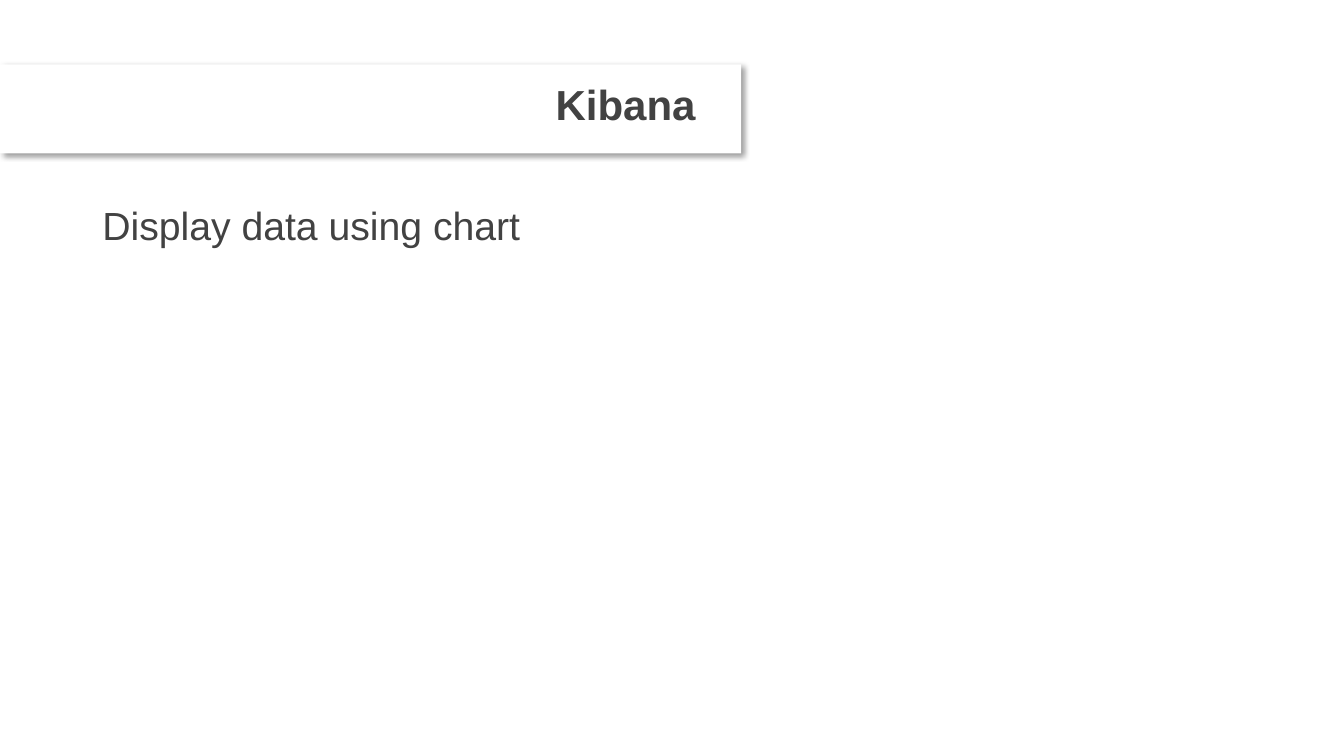
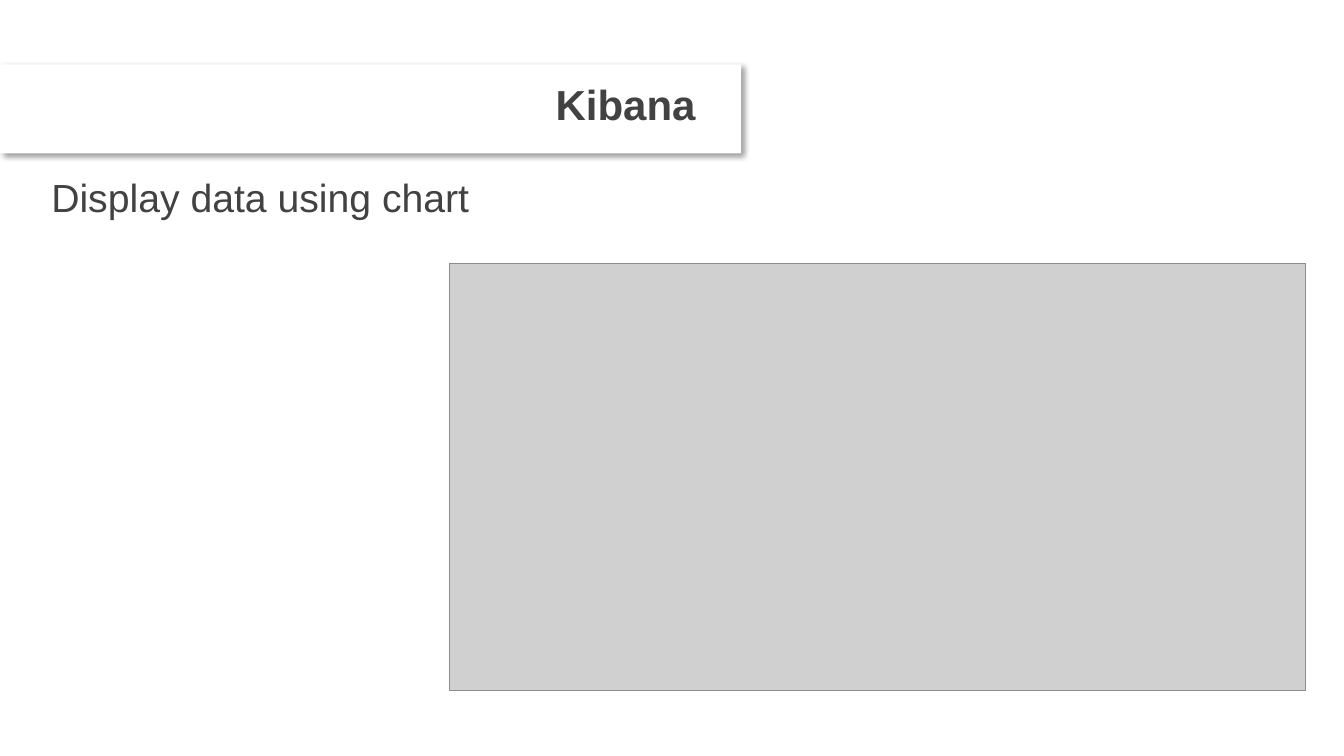
Before and after one commit to DevDay2019-AxonActive/DevDay2019---Advanced-Java, a slide deck: slide 8 of presentations/Log analyze.pptx (slide 6 before the commit). Drawn at 1344x756 pixels with LibreOffice and Linux fonts; fonts in the diff are those of the drawing; grey boxes stand for pictures; background and template pictures are left out. Boxes give left, top, right and bottom in pixels: in the first picture for what was removed or moved away, otherwise in the second. Text is boxed around its words. In the diff, an @@ line names an element or a change of style, - is before the commit and + after.

```diff
--- a/presentations/Log analyze.pptx
+++ b/presentations/Log analyze.pptx
@@ text "Display data using chart": place and size @@
-text "Display data using chart" at (102,211,520,248)
+text "Display data using chart" at (51,183,469,220)
@@ picture added at (450,264,1306,692) @@
```
Also in this commit, not shown: 4 other slides changed, 2 slides added, 1 other file.
